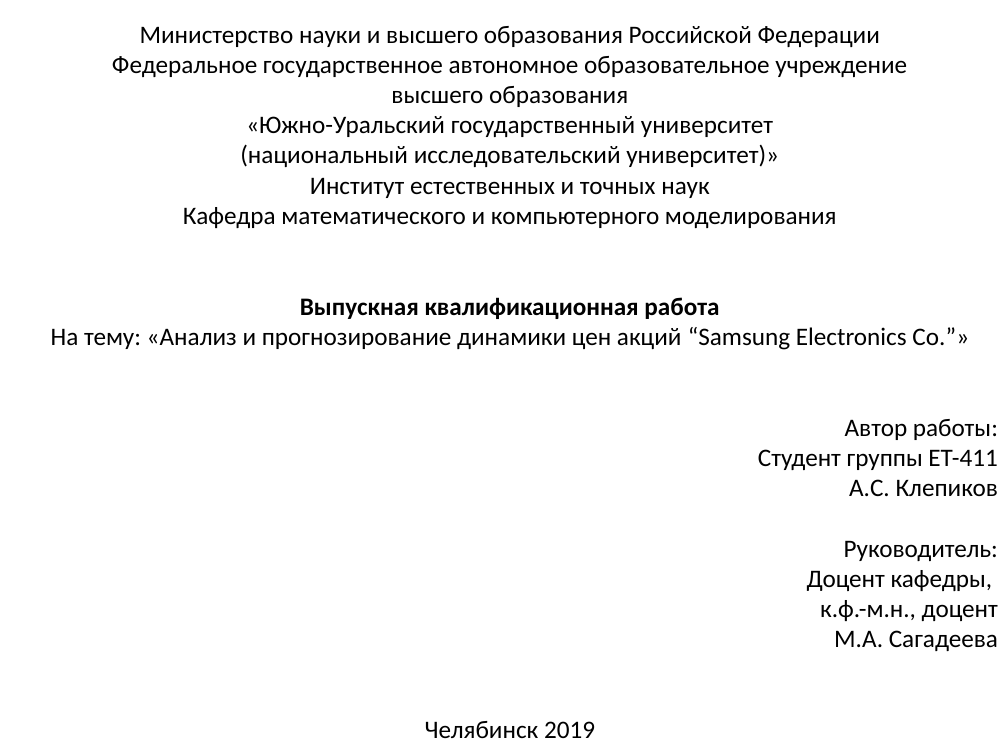
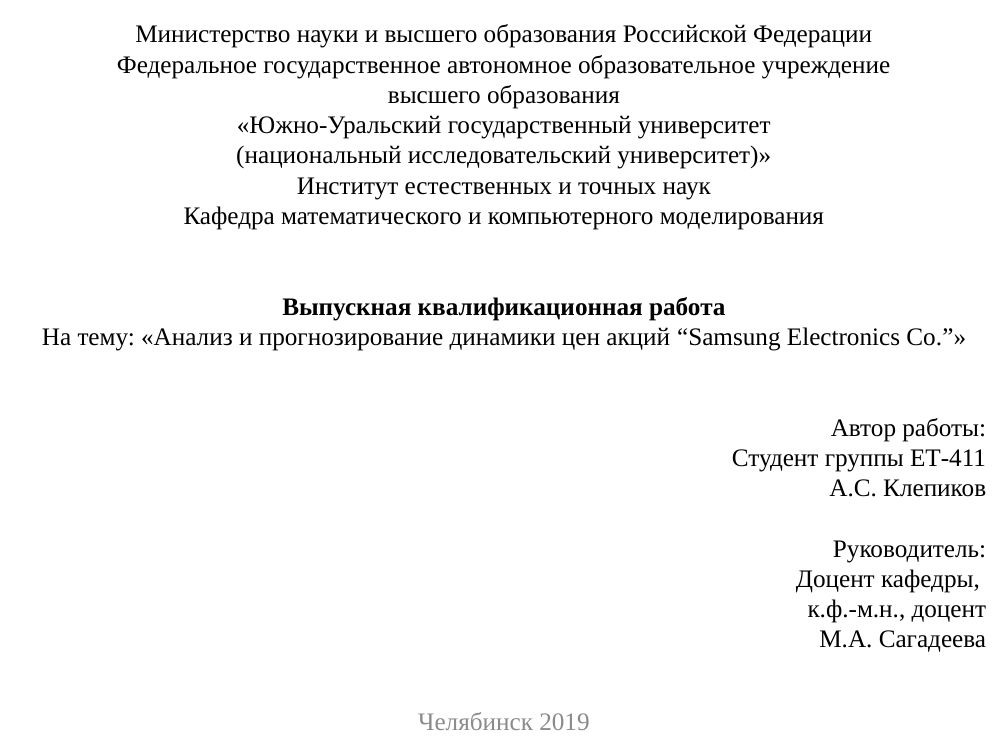
Before and after one commit to Leoprolder/diploma, a slide deck: slide 1 of Презентация.pptx. Drawn at 1008x756 pixels with LibreOffice and Linux fonts; fonts in the diff are those of the drawing. Boxes give left, top, right and bottom in pixels: in the first picture for what was removed or moved away, otherwise in the second. Text is boxed around its words. In the diff, an @@ line names an element or a change of style, - is before the commit and + after.

```diff
--- a/Презентация.pptx
+++ b/Презентация.pptx
@@ text "Министерство науки и высшего образования ..." at (x1=42, y1=24, x2=987, y2=652): font Calibri to Times New Roman @@
@@ text added at (x1=418, y1=712, x2=589, y2=730), 18 pt, text #8C8C8C @@
+Челябинск 2019
@@ text at (x1=425, y1=721, x2=595, y2=738): paragraph removed @@
-Челябинск 2019
```
Also in this commit, not shown: 13 other slides changed, 1 other file.
